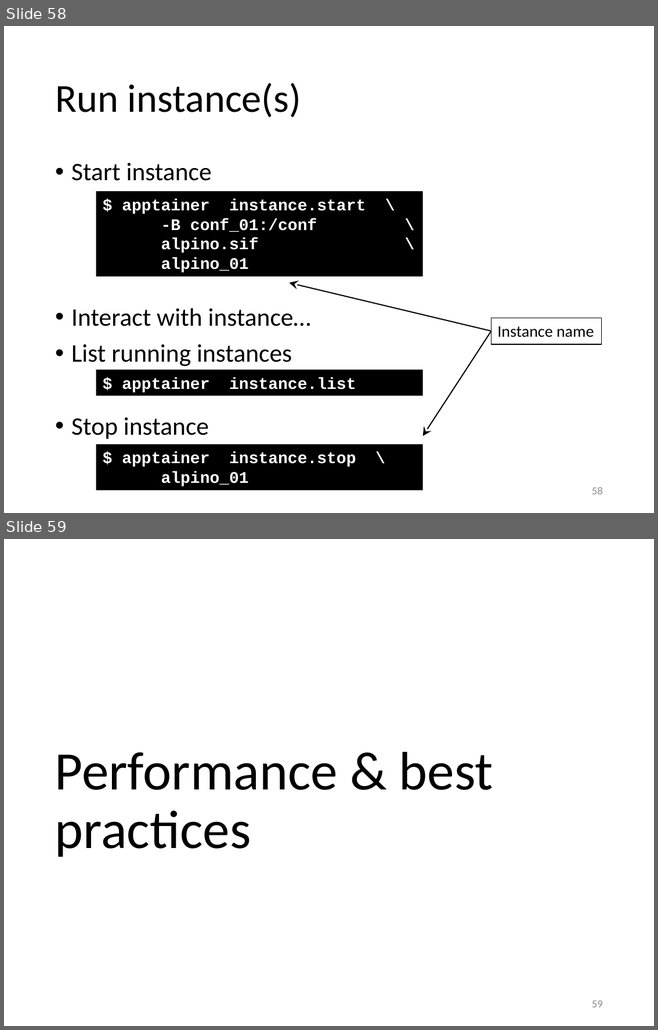
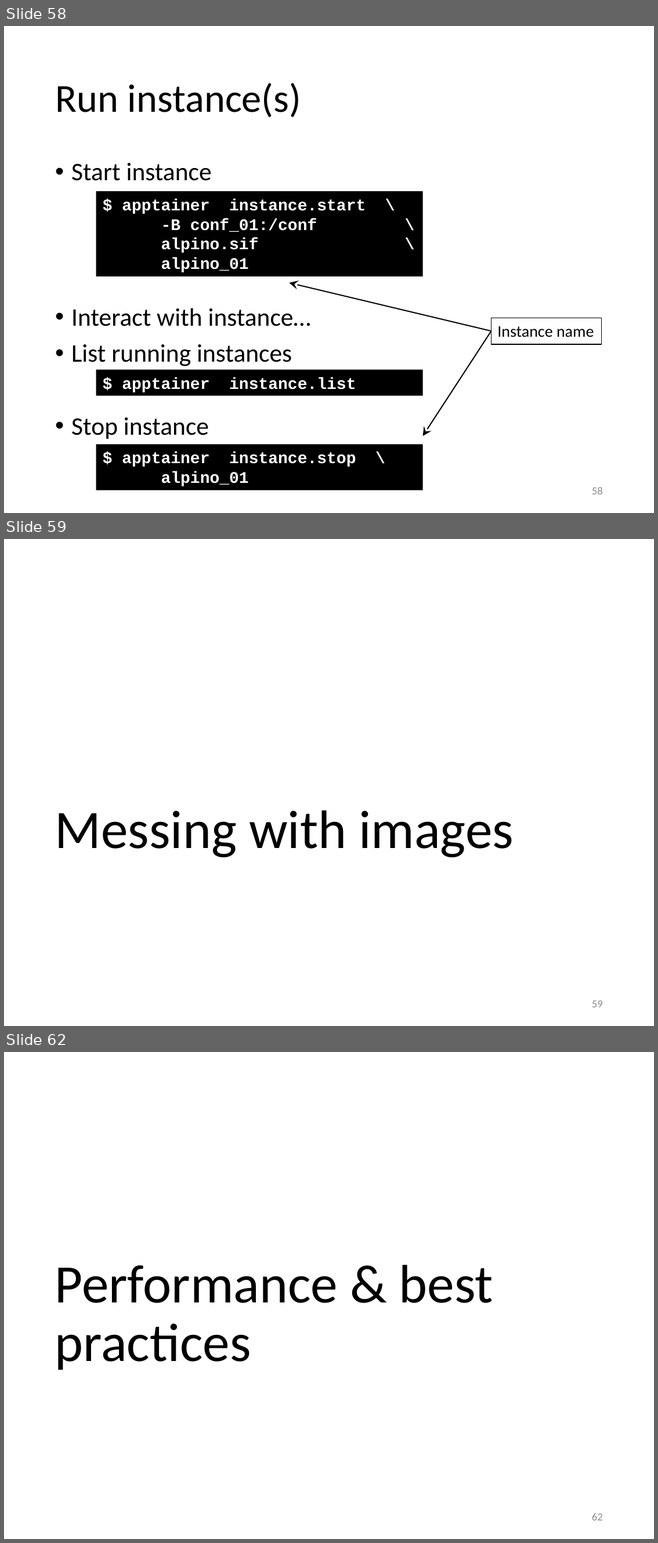
Before and after one commit to gjbex/Containers-for-HPC, a slide deck: containers_for_hpc.pptx. Shown one above the other, each under a label of ours: slides 58 and 59 before the commit, slides 58, 59 and 62 after it; the slides between them are not shown. The pictures are 658x1030 and 658x1543 pixels, drawn with LibreOffice and Linux fonts; fonts in the diff are those of the drawing. Boxes give left, top, right and bottom in pixels: in the first picture for what was removed or moved away, otherwise in the second. Text is boxed around its words. In the diff, an @@ line names an element or a change of style, - is before the commit and + after.

Commit message:
Add section on modifying images

```diff
--- a/containers_for_hpc.pptx
+++ b/containers_for_hpc.pptx
@@ slide 59 added at bbox=[4, 539, 654, 1026], background #FFFFFF @@
@@ title added at bbox=[55, 810, 513, 857], 60 pt, text #000000 @@
+Messing with images
@@ page number added at bbox=[592, 1001, 603, 1008], 12 pt, text #8C8C8C @@
+59
@@ what was slide 59 is now slide 62 @@
@@ page number at bbox=[592, 1513, 603, 1521]: text changed @@
-59
+62
```
Also in this commit, not shown: 1 slide changed, 2 other slides added.
